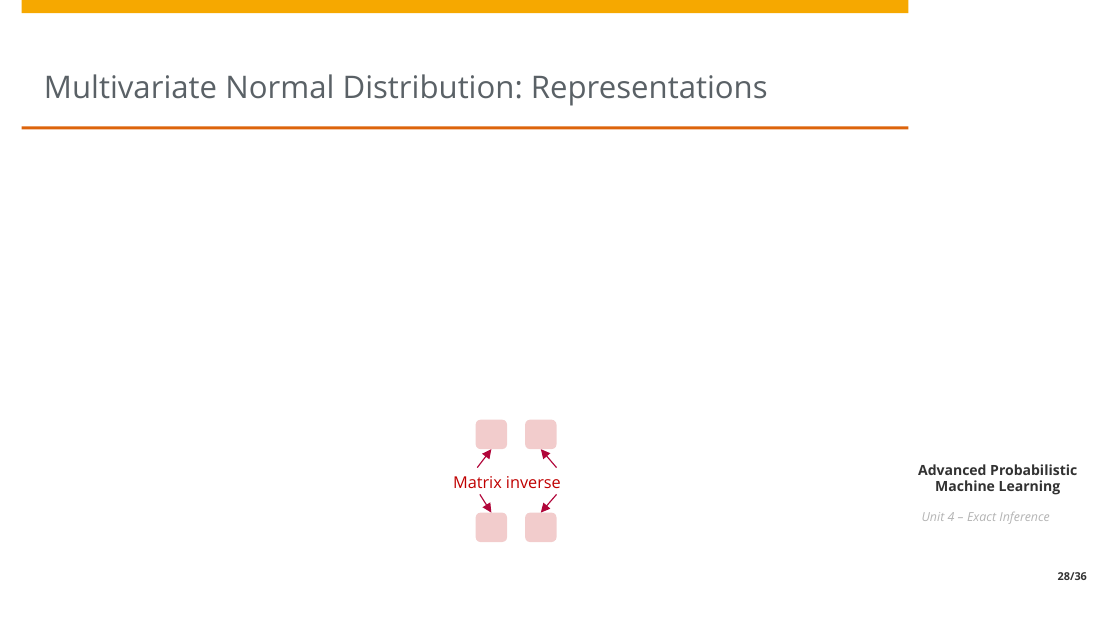
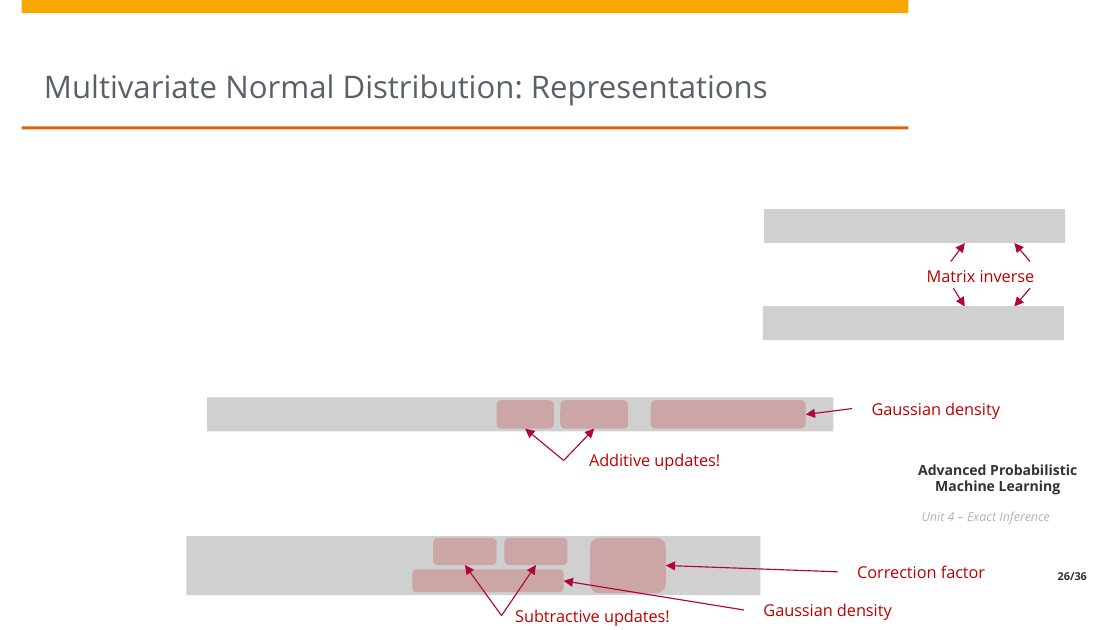
Before and after one commit to treyfel/pml-wise2025, a slide deck: slide 26 of unit4/Unit4 - Exact Inference.pptx (slide 28 before the commit). Drawn at 1120x630 pixels with LibreOffice and Linux fonts; fonts in the diff are those of the drawing; grey boxes stand for pictures; background and template pictures are left out. Boxes give left, top, right and bottom in pixels: in the first picture for what was removed or moved away, otherwise in the second. Text is boxed around its words. In the diff, an @@ line names an element or a change of style, - is before the commit and + after.

```diff
--- a/unit4/Unit4 - Exact Inference.pptx
+++ b/unit4/Unit4 - Exact Inference.pptx
@@ picture added at (764,209,1065,243) @@
@@ 4 rounded rectangles, 4 arrows, 1 text: place and size @@
-4 rounded rectangles, 4 arrows, 1 text at (453,420,561,542)
+4 rounded rectangles, 4 arrows, 1 text at (927,214,1035,336)
@@ picture added at (763,306,1064,339) @@
@@ picture added at (207,398,833,431) @@
@@ rounded rectangle added at (496,400,553,428), fill #C00000 at 20% opacity @@
@@ rounded rectangle added at (560,400,628,428), fill #C00000 at 20% opacity @@
@@ rounded rectangle added at (651,400,805,428), fill #C00000 at 20% opacity @@
@@ arrow added from (852, 409) to (805, 414), #B1063A 0.75 pt @@
@@ text added at (872,402,1000,419), 10.5 pt, text #C00000 @@
+Gaussian density
@@ arrow added from (563, 460) to (525, 429), #B1063A 0.75 pt @@
@@ arrow added from (563, 460) to (595, 429), #B1063A 0.75 pt @@
@@ text added at (589,453,720,470), 10.5 pt, text #C00000 @@
+Additive updates!
@@ picture added at (186,536,759,596) @@
@@ rounded rectangle added at (433,538,497,564), fill #C00000 at 20% opacity @@
@@ rounded rectangle added at (504,538,567,564), fill #C00000 at 20% opacity @@
@@ rounded rectangle added at (590,538,666,592), fill #C00000 at 20% opacity @@
@@ rounded rectangle added at (412,569,563,591), fill #C00000 at 20% opacity @@
@@ arrow added from (502, 616) to (465, 564), #B1063A 0.75 pt @@
@@ arrow added from (502, 616) to (536, 564), #B1063A 0.75 pt @@
@@ arrow added from (838, 572) to (665, 566), #B1063A 0.75 pt @@
@@ text added at (857,565,985,578), 10.5 pt, text #C00000 @@
+Correction factor
@@ arrow added from (744, 610) to (563, 581), #B1063A 0.75 pt @@
@@ text added at (515,609,670,626), 10.5 pt, text #C00000 @@
+Subtractive updates!
@@ text added at (763,603,892,620), 10.5 pt, text #C00000 @@
+Gaussian density
```
Also in this commit, not shown: 4 other slides changed, 1 slide removed, 1 other file.
